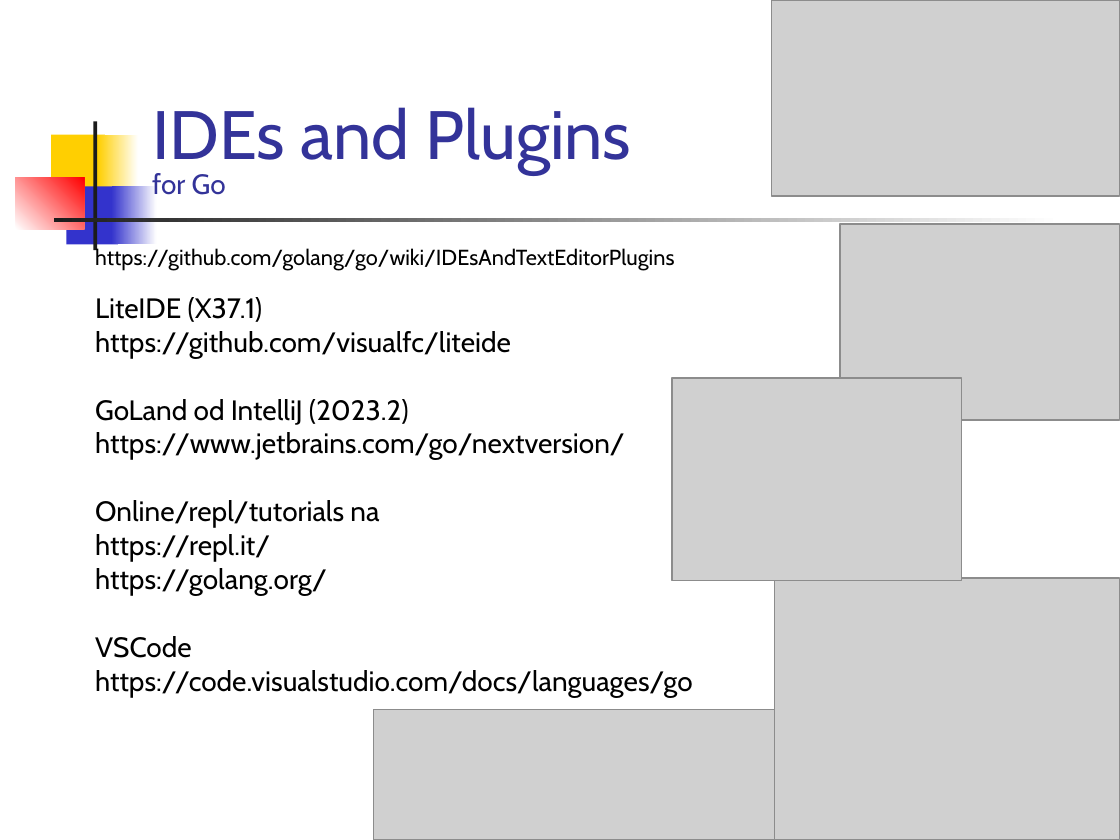
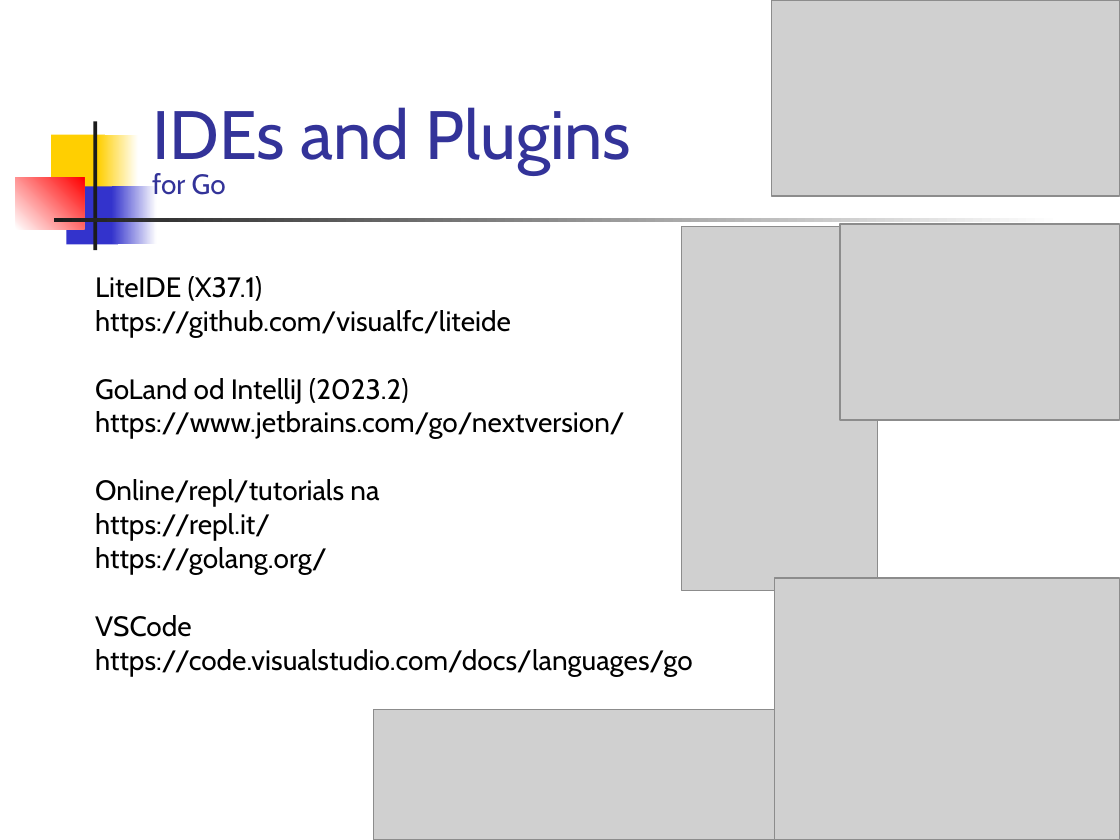
Before and after one commit to paradigmy/Prednasky, a slide deck: slide 2 of 02/go1.ppt. Drawn at 1120x840 pixels with LibreOffice and Linux fonts; fonts in the diff are those of the drawing; grey boxes stand for pictures. Boxes give left, top, right and bottom in pixels: in the first picture for what was removed or moved away, otherwise in the second. Text is boxed around its words. In the diff, an @@ line names an element or a change of style, - is before the commit and + after.

```diff
--- a/02/go1.ppt
+++ b/02/go1.ppt
@@ picture: place and size @@
-picture at [672,379,961,581]
+picture at [681,226,878,590]
@@ text at [95,246,674,270]: paragraph removed @@
-https://github.com/golang/go/wiki/IDEsAndTextEditorPlugins
```
Also in this commit, not shown: 3 other slides changed, 2 other files.
